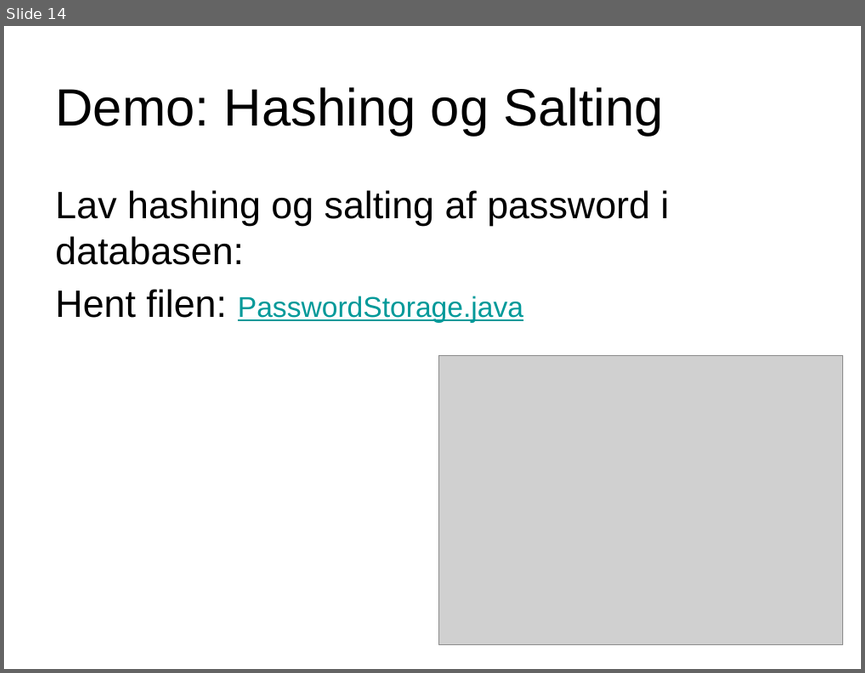
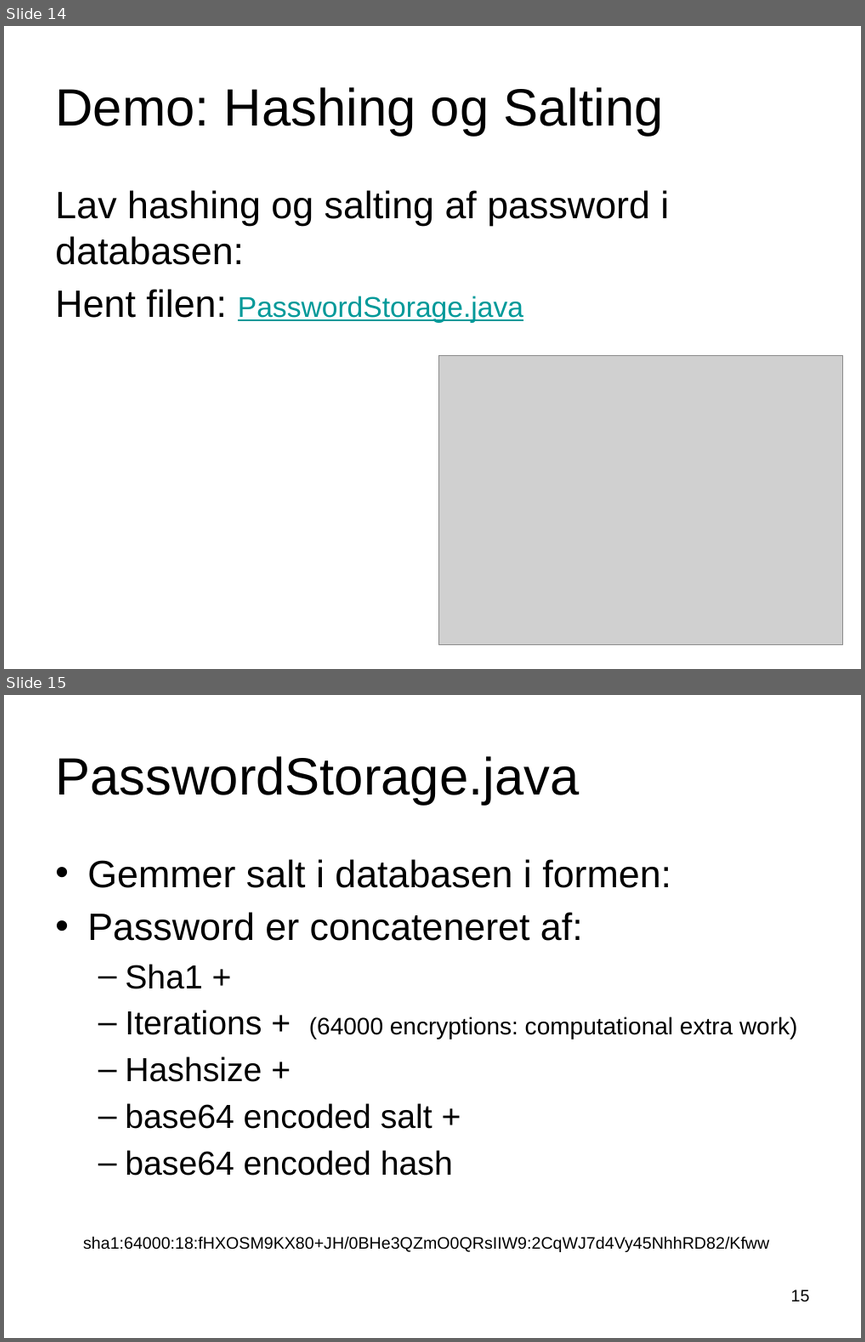
Before and after one commit to CphBusAUwpss/w6-security, a slide deck: Security.pptx. Shown one above the other, each under a label of ours: slide 14 before the commit, slides 14 and 15 after it. The pictures are 865x673 and 865x1342 pixels, drawn with LibreOffice and Linux fonts; fonts in the diff are those of the drawing; grey boxes stand for pictures; background and template pictures are left out. Boxes give left, top, right and bottom in pixels: in the first picture for what was removed or moved away, otherwise in the second. Text is boxed around its words. In the diff, an @@ line names an element or a change of style, - is before the commit and + after.

```diff
--- a/Security.pptx
+++ b/Security.pptx
@@ slide 15 added at (4, 695, 861, 1338), background #FFFFFF @@
@@ title added at (55, 756, 579, 805), 44 pt, text #000000 @@
+PasswordStorage.java
@@ text added at (83, 859, 797, 1252), 14 pt, text #000000 @@
+• Gemmer salt i databasen i formen:
+• Password er concateneret af:
+  – Sha1 +
+  – Iterations + (64000 encryptions: computational extra work)
+  – Hashsize +
+  – base64 encoded salt +
+  – base64 encoded hash
+sha1:64000:18:fHXOSM9KX80+JH/0BHe3QZmO0QRsIIW9:2CqWJ7d4Vy45NhhRD82/Kfww
@@ page number added at (791, 1289, 810, 1302), 14 pt, text #000000 @@
+15
```
Also in this commit, not shown: 38 other files.
